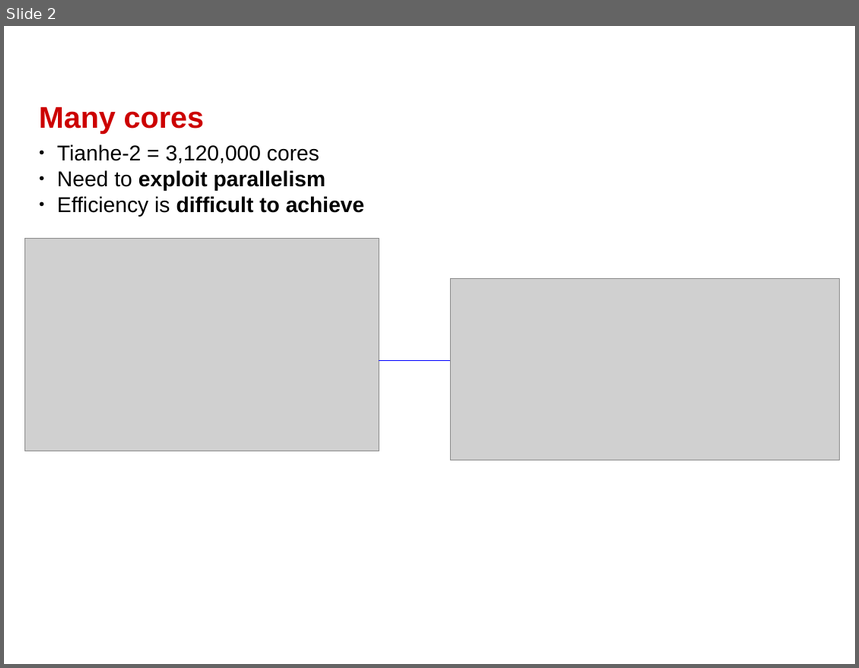
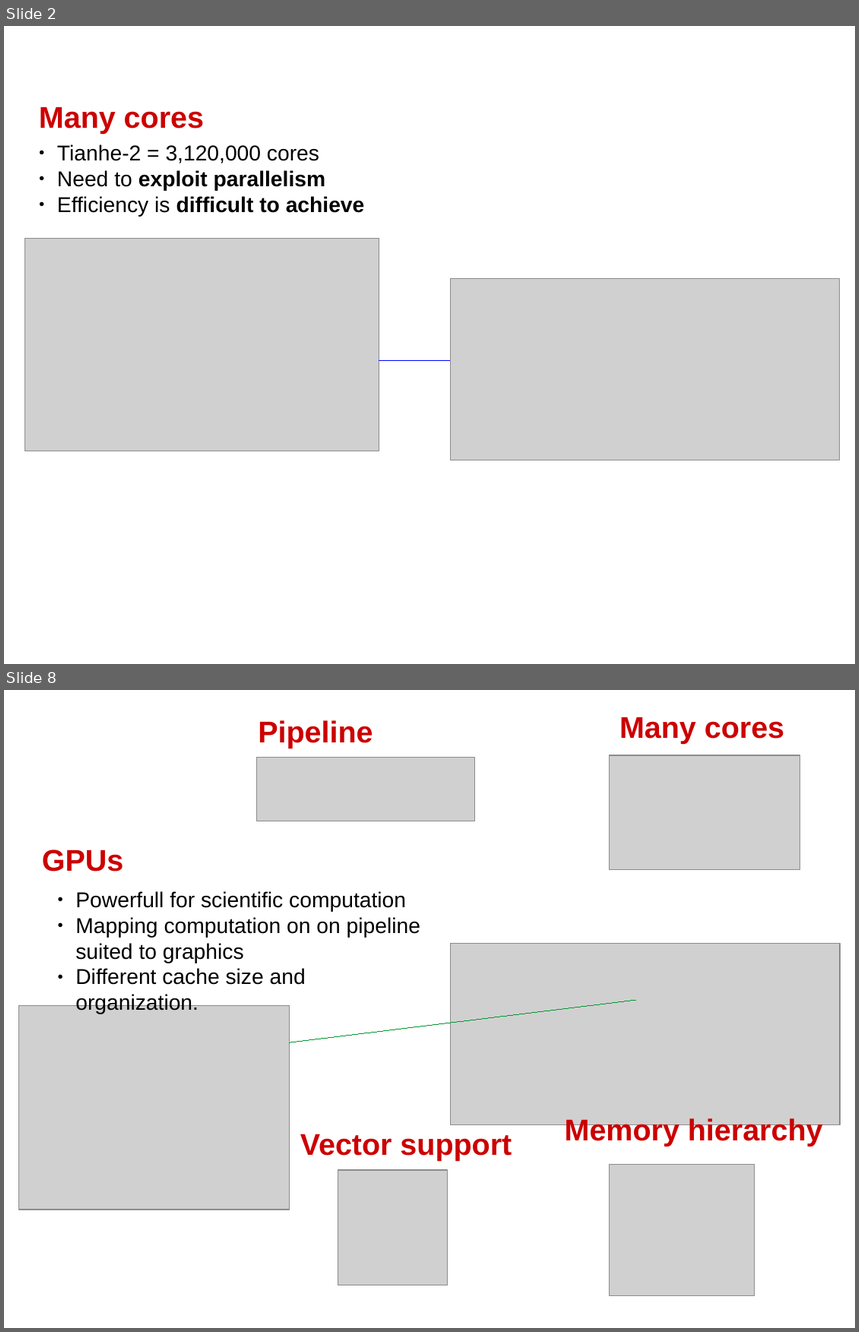
Before and after one commit to swhatelse/M2_internship, a slide deck: org/Presentations/defense/model/HPC.odp. Shown one above the other, each under a label of ours: slide 2 before the commit, slides 2 and 8 after it; the slides between them are not shown. The pictures are 859x668 and 859x1332 pixels, drawn with LibreOffice and Linux fonts; fonts in the diff are those of the drawing; grey boxes stand for pictures. Boxes give left, top, right and bottom in pixels: in the first picture for what was removed or moved away, otherwise in the second. Text is boxed around its words. In the diff, an @@ line names an element or a change of style, - is before the commit and + after.

```diff
--- a/org/Presentations/defense/model/HPC.odp
+++ b/org/Presentations/defense/model/HPC.odp
@@ slide 8 added at <box>4,690,855,1328</box>, background #FFFFFF @@
@@ text added at <box>258,720,373,748</box>, 28 pt, text #CC0000, bold @@
+Pipeline
@@ text added at <box>620,717,785,743</box>, 28 pt, text #CC0000, bold @@
+Many cores
@@ picture added at <box>256,757,475,821</box> @@
@@ picture added at <box>610,755,800,871</box> @@
@@ text added at <box>42,850,123,872</box>, 28 pt, text #CC0000, bold @@
+GPUs
@@ text added at <box>75,891,420,1015</box>, 20 pt, text #000000 @@
+● Powerfull for scientific computation
+● Mapping computation on on pipeline suited to graphics
+● Different cache size and organization.
@@ picture added at <box>450,943,841,1125</box> @@
@@ picture added at <box>18,1006,290,1211</box> @@
@@ line added from (290, 1043) to (636, 1001), #009933 0 pt @@
@@ text added at <box>565,1119,823,1147</box>, 28 pt, text #CC0000, bold @@
+Memory hierarchy
@@ text added at <box>300,1134,512,1161</box>, 28 pt, text #CC0000, bold @@
+Vector support
@@ picture added at <box>610,1165,756,1296</box> @@
@@ picture added at <box>338,1170,448,1287</box> @@
```
Also in this commit, not shown: 4 slides changed, 2 other slides added, 1 slide removed.
